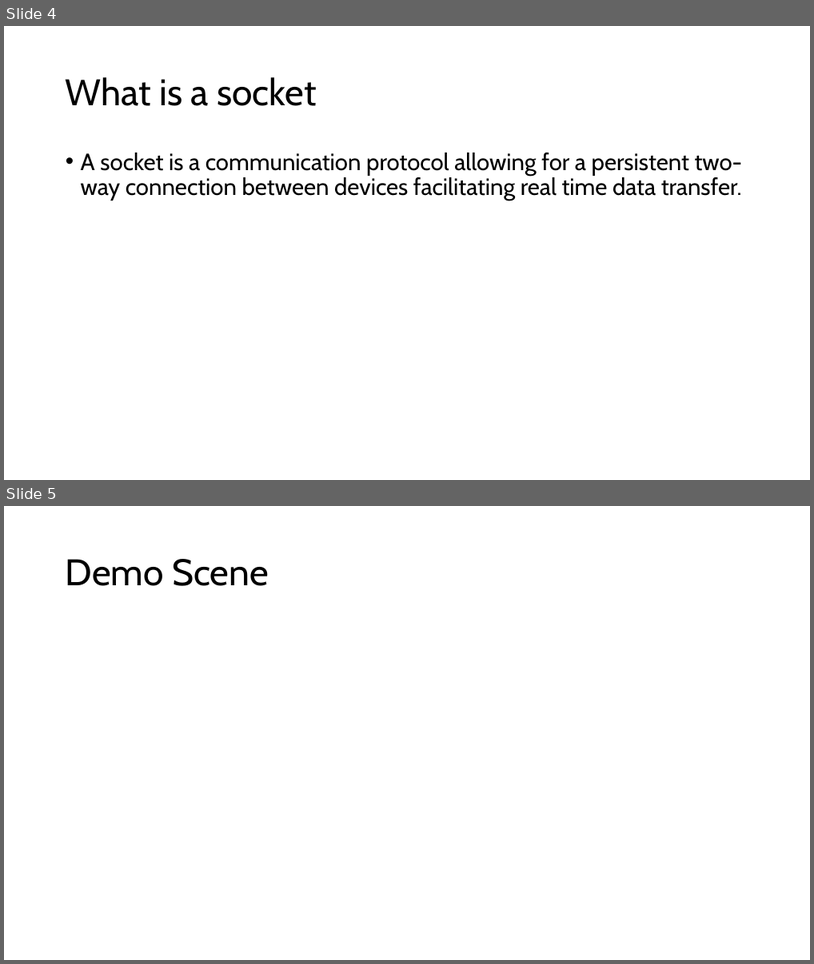
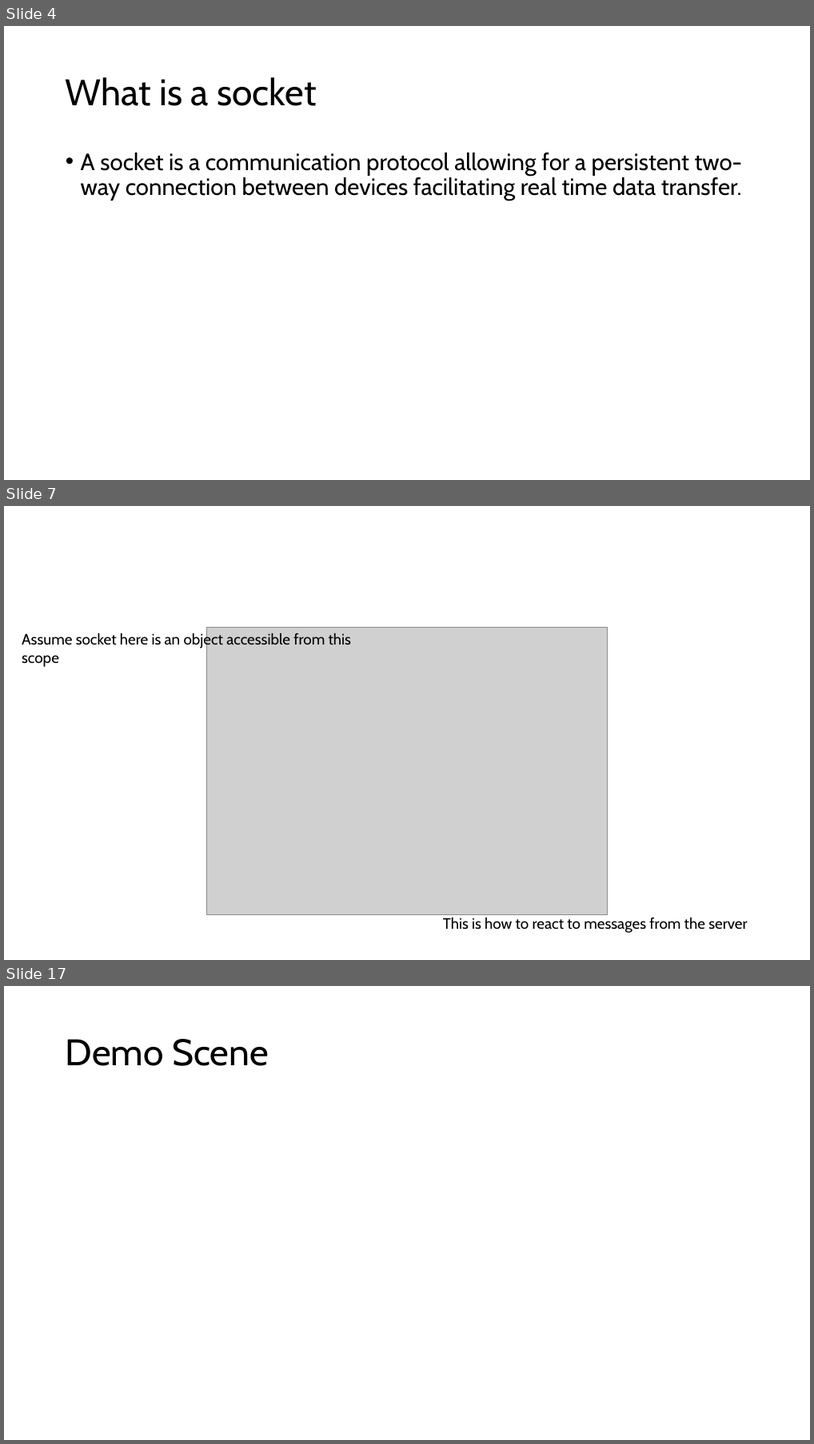
Before and after one commit to JamesB0010/ThreeJsMultiplayerDemonstration, a slide deck: Presentation/Multiplayer web games.pptx. Shown one above the other, each under a label of ours: slides 4 and 5 before the commit, slides 4, 7 and 17 after it; the slides between them are not shown. The pictures are 814x964 and 814x1444 pixels, drawn with LibreOffice and Linux fonts; fonts in the diff are those of the drawing; grey boxes stand for pictures. Boxes give left, top, right and bottom in pixels: in the first picture for what was removed or moved away, otherwise in the second. Text is boxed around its words. In the diff, an @@ line names an element or a change of style, - is before the commit and + after.

```diff
--- a/Presentation/Multiplayer web games.pptx
+++ b/Presentation/Multiplayer web games.pptx
@@ slide 7 added at [4,506,810,960], background #FFFFFF @@
@@ text added at [22,632,351,667], 18 pt, text #000000 @@
+Assume socket here is an object accessible from this scope
@@ picture added at [206,627,608,915] @@
@@ text added at [443,916,747,932], 18 pt, text #000000 @@
+This is how to react to messages from the server
@@ what was slide 5 is now slide 17 @@
```
Also in this commit, not shown: 1 slide changed, 12 other slides added.
